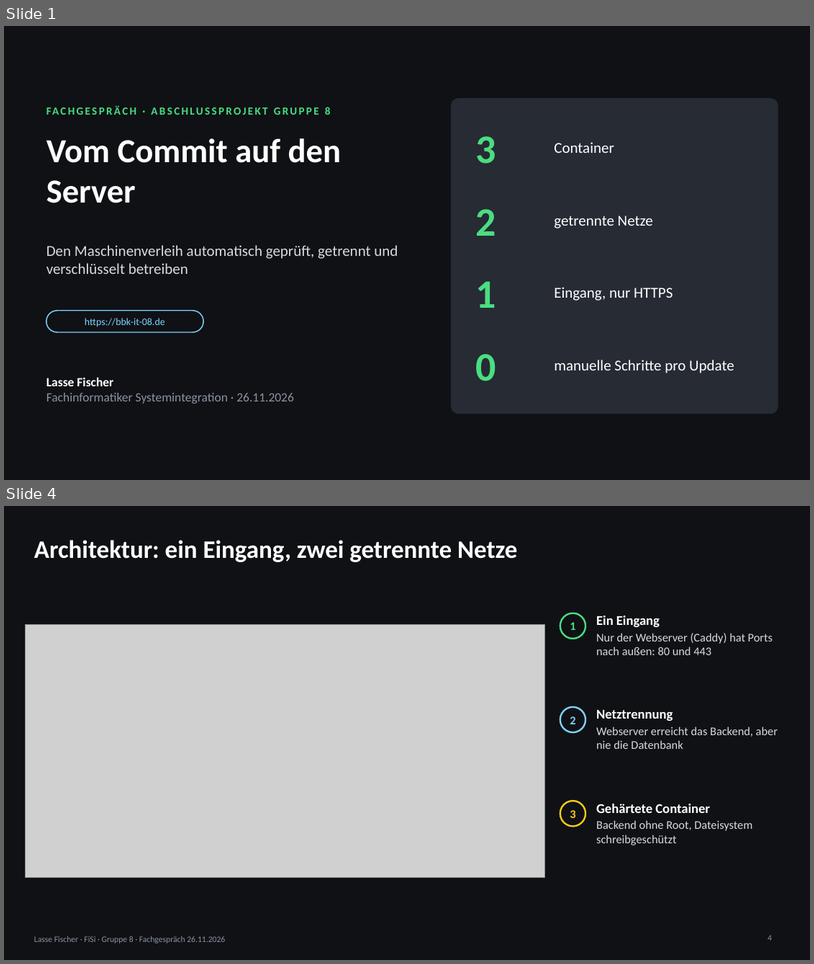
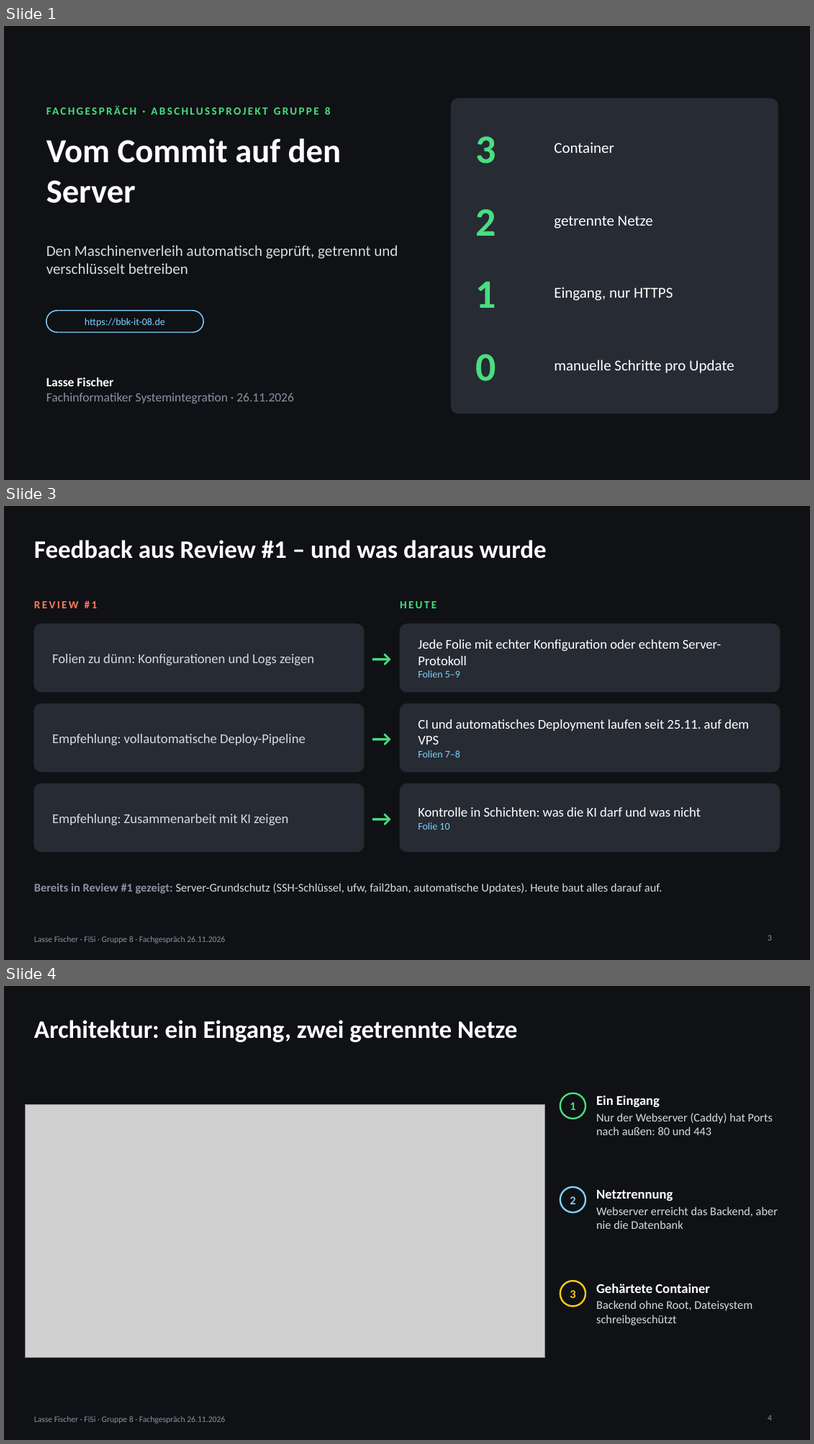
Before and after one commit to 24it1schumacher/Abschlussprojekt_Berufsschule_Gruppe_8, a slide deck: docs/praesentation/Fachgespraech_Lasse_Fischer_2026-11-26.pptx. Shown one above the other, each under a label of ours: slides 1 and 4 before the commit, slides 1, 3 and 4 after it; the slides between them are not shown. The pictures are 814x964 and 814x1444 pixels, drawn with LibreOffice and Linux fonts; fonts in the diff are those of the drawing; grey boxes stand for pictures. Boxes give left, top, right and bottom in pixels: in the first picture for what was removed or moved away, otherwise in the second. Text is boxed around its words. In the diff, an @@ line names an element or a change of style, - is before the commit and + after.

```diff
--- a/docs/praesentation/Fachgespraech_Lasse_Fischer_2026-11-26.pptx
+++ b/docs/praesentation/Fachgespraech_Lasse_Fischer_2026-11-26.pptx
@@ slide 3 added at <box>4,506,810,960</box>, background #0F1115; not listed: 1 template element that a slide beside it also shows @@
@@ title added at <box>34,540,547,559</box>, 30 pt, text #FFFFFF, bold @@
+Feedback aus Review #1 – und was daraus wurde
@@ text added at <box>34,600,98,608</box>, 13 pt, text #FB7C5A, bold @@
+REVIEW #1
@@ text added at <box>400,601,437,608</box>, 13 pt, text #4ADE80, bold @@
+HEUTE
@@ rounded rectangle added at <box>34,624,364,692</box>, fill #262B34, outline #262B34 1 pt @@
@@ text added at <box>364,624,400,692</box>, 26 pt, text #4ADE80, bold @@
+→
@@ rounded rectangle added at <box>400,624,780,692</box>, fill #262B34, outline #262B34 1 pt @@
@@ text added at <box>52,654,314,665</box>, 16 pt, text #D7DAE0 @@
+Folien zu dünn: Konfigurationen und Logs zeigen
@@ text added at <box>418,639,722,677</box>, 16 pt, text #FFFFFF @@
+Jede Folie mit echter Konfiguration oder echtem Server-Protokoll
+Folien 5–9
@@ rounded rectangle added at <box>34,704,364,772</box>, fill #262B34, outline #262B34 1 pt @@
@@ text added at <box>364,704,400,772</box>, 26 pt, text #4ADE80, bold @@
+→
@@ rounded rectangle added at <box>400,704,780,772</box>, fill #262B34, outline #262B34 1 pt @@
@@ text added at <box>418,719,749,757</box>, 16 pt, text #FFFFFF @@
+CI und automatisches Deployment laufen seit 25.11. auf dem VPS
+Folien 7–8
@@ text added at <box>52,734,306,745</box>, 16 pt, text #D7DAE0 @@
+Empfehlung: vollautomatische Deploy-Pipeline
@@ rounded rectangle added at <box>34,784,364,852</box>, fill #262B34, outline #262B34 1 pt @@
@@ text added at <box>364,784,400,852</box>, 26 pt, text #4ADE80, bold @@
+→
@@ rounded rectangle added at <box>400,784,780,852</box>, fill #262B34, outline #262B34 1 pt @@
@@ text added at <box>418,807,701,829</box>, 16 pt, text #FFFFFF @@
+Kontrolle in Schichten: was die KI darf und was nicht
+Folie 10
@@ text added at <box>52,813,288,825</box>, 16 pt, text #D7DAE0 @@
+Empfehlung: Zusammenarbeit mit KI zeigen
@@ text added at <box>34,883,662,893</box>, 14 pt, text #D7DAE0 @@
+Bereits in Review #1 gezeigt: Server-Grundschutz (SSH-Schlüssel, ufw, fail2ban, automatische Updates). Heute baut alles darauf auf.
@@ page number added at <box>768,934,772,940</box>, 10 pt, text #8B93A1 @@
+3
```
Also in this commit, not shown: 3 slides changed, 1 other slide added, 1 slide removed, 3 other files.
